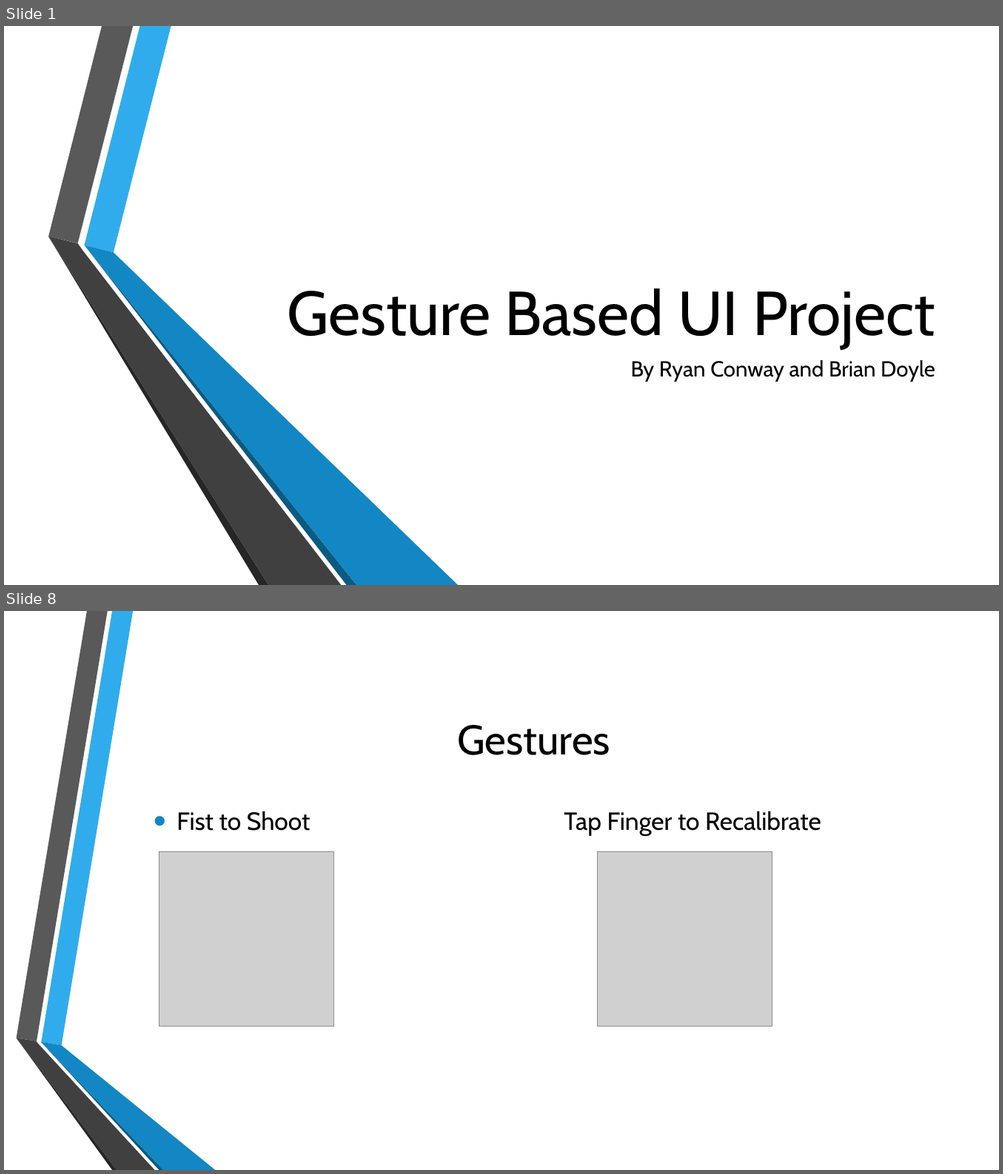
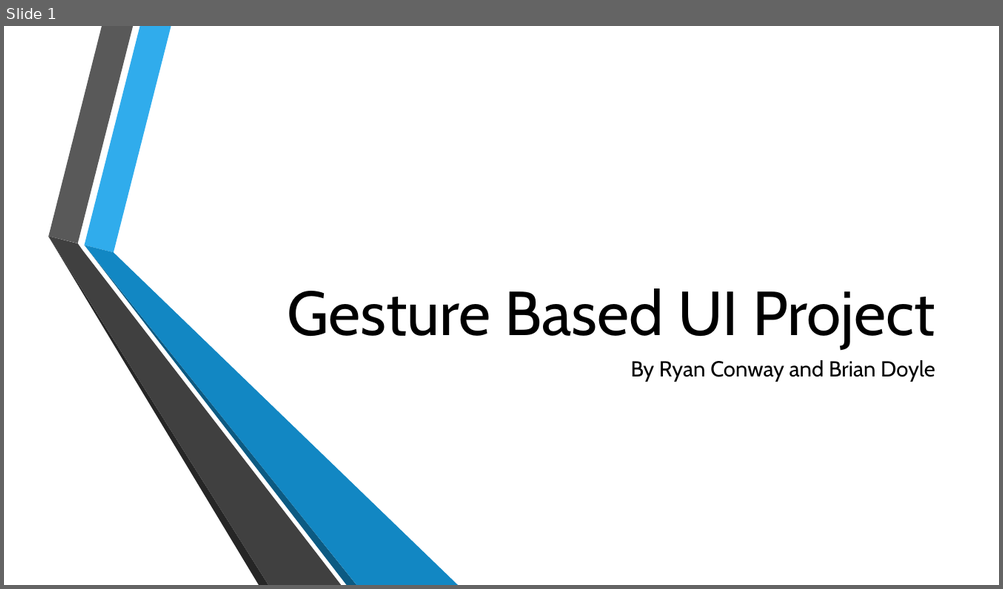
Before and after one commit to BrianD147/Gesture-Based-UI-Development-Project, a slide deck: Gesture Based UI Project.pptx. Shown one above the other, each under a label of ours: slides 1 and 8 before the commit, slide 1 after it; the slides between them are not shown. The pictures are 1003x1174 and 1003x589 pixels, drawn with LibreOffice and Linux fonts; fonts in the diff are those of the drawing; grey boxes stand for pictures; background and template pictures are left out. Boxes give left, top, right and bottom in pixels: in the first picture for what was removed or moved away, otherwise in the second. Text is boxed around its words. In the diff, an @@ line names an element or a change of style, - is before the commit and + after.

```diff
--- a/Gesture Based UI Project.pptx
+++ b/Gesture Based UI Project.pptx
@@ slide 8 removed at [4, 611, 999, 1170], background picture (left out) @@
@@ title removed at [458, 725, 610, 755] @@
-Gestures
@@ text removed at [176, 811, 821, 836] @@
-• Fist to Shoot Tap Finger to Recalibrate
@@ picture removed at [159, 852, 334, 1027] @@
@@ picture removed at [597, 852, 771, 1027] @@
@@ group removed at [16, 611, 215, 1170]: 6 freeform shapes @@
```
Also in this commit, not shown: 1 slide changed, 4 slides added, 7 other slides removed, 3 other files.
